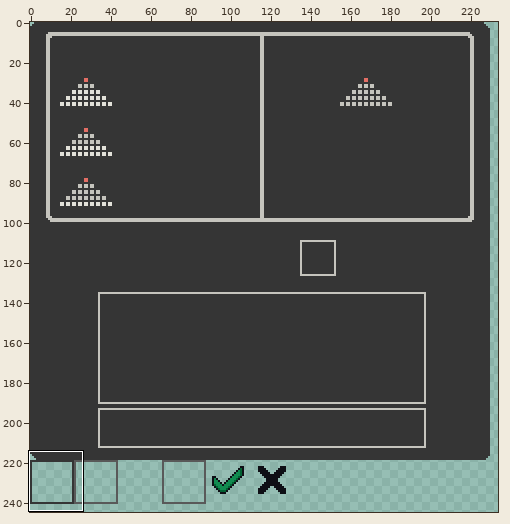
Pixel-art file, stored at dev/minecraft/textures/gui/container/beacon.aseprite. The first picture is a wide view before the edit; the outline marks the close-up.
Close-up. Old version:
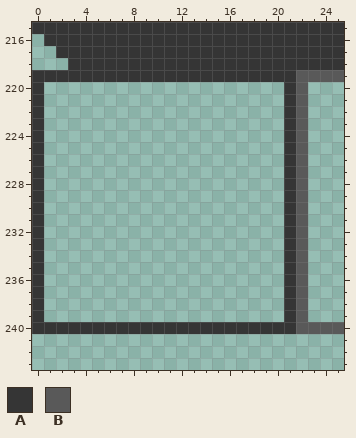
256x256 pixels, 1 frame. Shown: x 0..25, y 215..243. The wide view leaves out empty margins. The commit also changed other parts of the picture, which this record leaves out.
Visible layers, top first: "Layer 1", "Layer 3", "Layer", "Layer 2".
Palette (. is transparent): A #353535  B #595959
Pixels before, first column x 0:
215 AAAAAAAAAAAAAAAAAAAAAAAAAA
216 .AAAAAAAAAAAAAAAAAAAAAAAAA
217 ..AAAAAAAAAAAAAAAAAAAAAAAA
218 ...AAAAAAAAAAAAAAAAAAAAAAA
219 AAAAAAAAAAAAAAAAAAAAAABBBB
220 A....................AB...
221 A....................AB...
222 A....................AB...
223 A....................AB...
224 A....................AB...
225 A....................AB...
226 A....................AB...
227 A....................AB...
228 A....................AB...
229 A....................AB...
230 A....................AB...
231 A....................AB...
232 A....................AB...
233 A....................AB...
234 A....................AB...
235 A....................AB...
236 A....................AB...
237 A....................AB...
238 A....................AB...
239 A....................AB...
240 AAAAAAAAAAAAAAAAAAAAAABBBB
After:
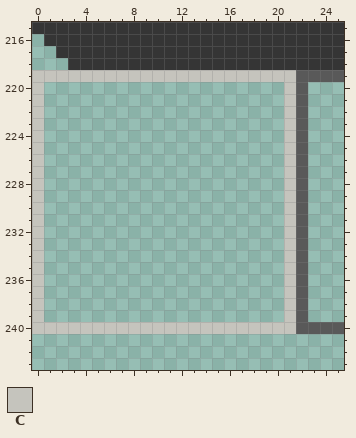
Colours new in this view: C #c5c4bd
Diff:
Changed rows in their new state; - is an unchanged pixel.
Layer "Layer":
first column x 0:
219 CCCCCCCCCCCCCCCCCCCCCC
220 C--------------------C
221 C--------------------C
222 C--------------------C
223 C--------------------C
224 C--------------------C
225 C--------------------C
226 C--------------------C
227 C--------------------C
228 C--------------------C
229 C--------------------C
230 C--------------------C
231 C--------------------C
232 C--------------------C
233 C--------------------C
234 C--------------------C
235 C--------------------C
236 C--------------------C
237 C--------------------C
238 C--------------------C
239 C--------------------C
240 CCCCCCCCCCCCCCCCCCCCCC
Pixel boxes of the changes (left, top, right, bottom) in both close-ups:
changed: (32, 70, 296, 334)
